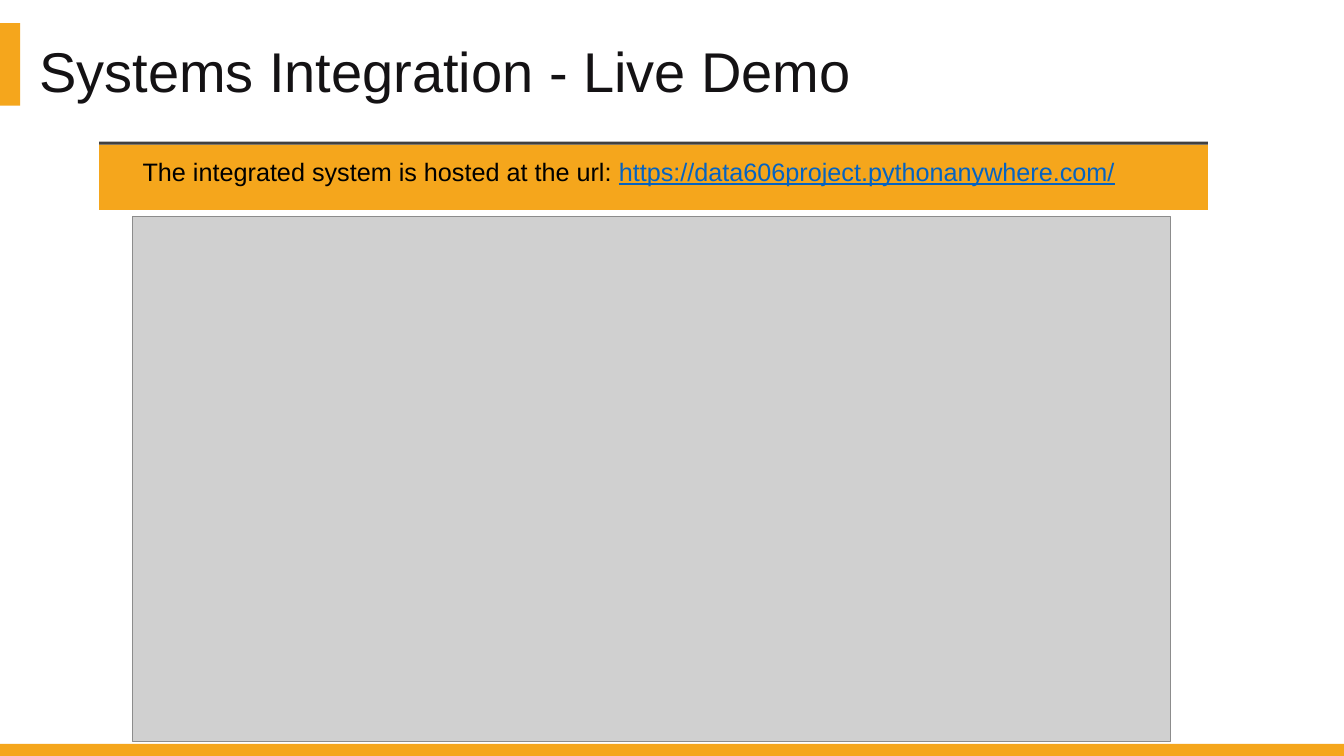
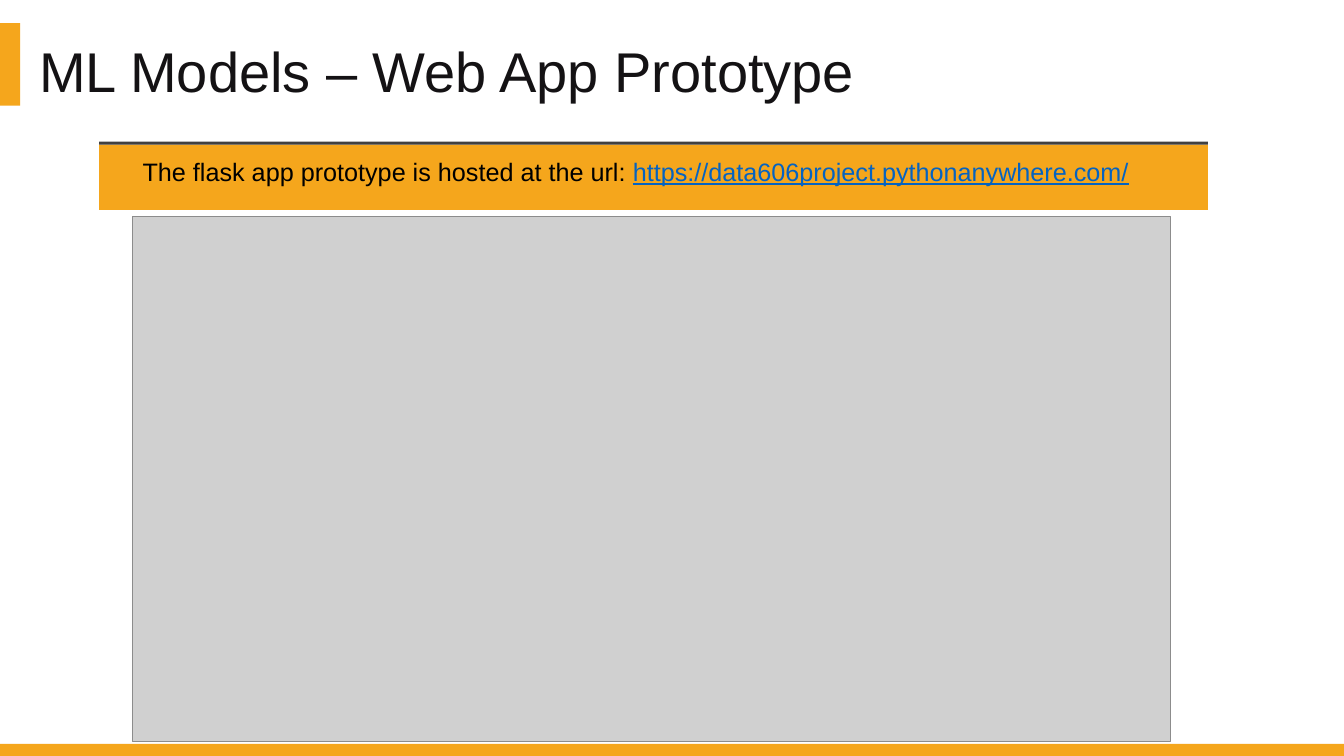
Before and after one commit to DATA-606-SPRING-2022/Jin_DATA606, a slide deck: slide 36 of presentation/Project_Presentation_Final.pptx (slide 34 before the commit). Drawn at 1344x756 pixels with LibreOffice and Linux fonts; fonts in the diff are those of the drawing; grey boxes stand for pictures. Boxes give left, top, right and bottom in pixels: in the first picture for what was removed or moved away, otherwise in the second. Text is boxed around its words. In the diff, an @@ line names an element or a change of style, - is before the commit and + after.

```diff
--- a/presentation/Project_Presentation_Final.pptx
+++ b/presentation/Project_Presentation_Final.pptx
@@ text at (39,51,854,102): text changed @@
-Systems Integration - Live Demo
+ML Models – Web App Prototype
@@ text at (143,162,1129,186): text changed @@
-The integrated system is hosted at the url: https://data606project.pythonanywhere.com/
+The flask app prototype is hosted at the url: https://data606project.pythonanywhere.com/
```
Also in this commit, not shown: 8 other slides changed, 6 slides added, 4 slides removed, 4 other files.
